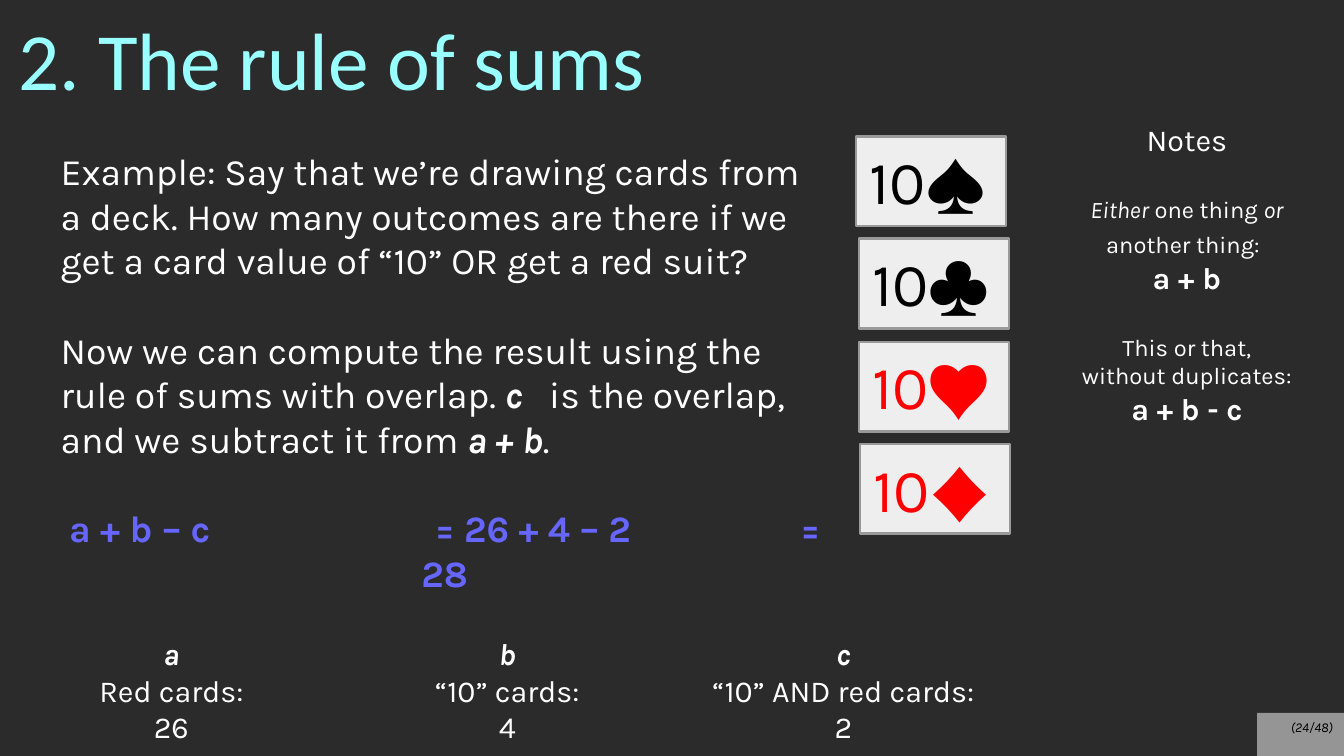
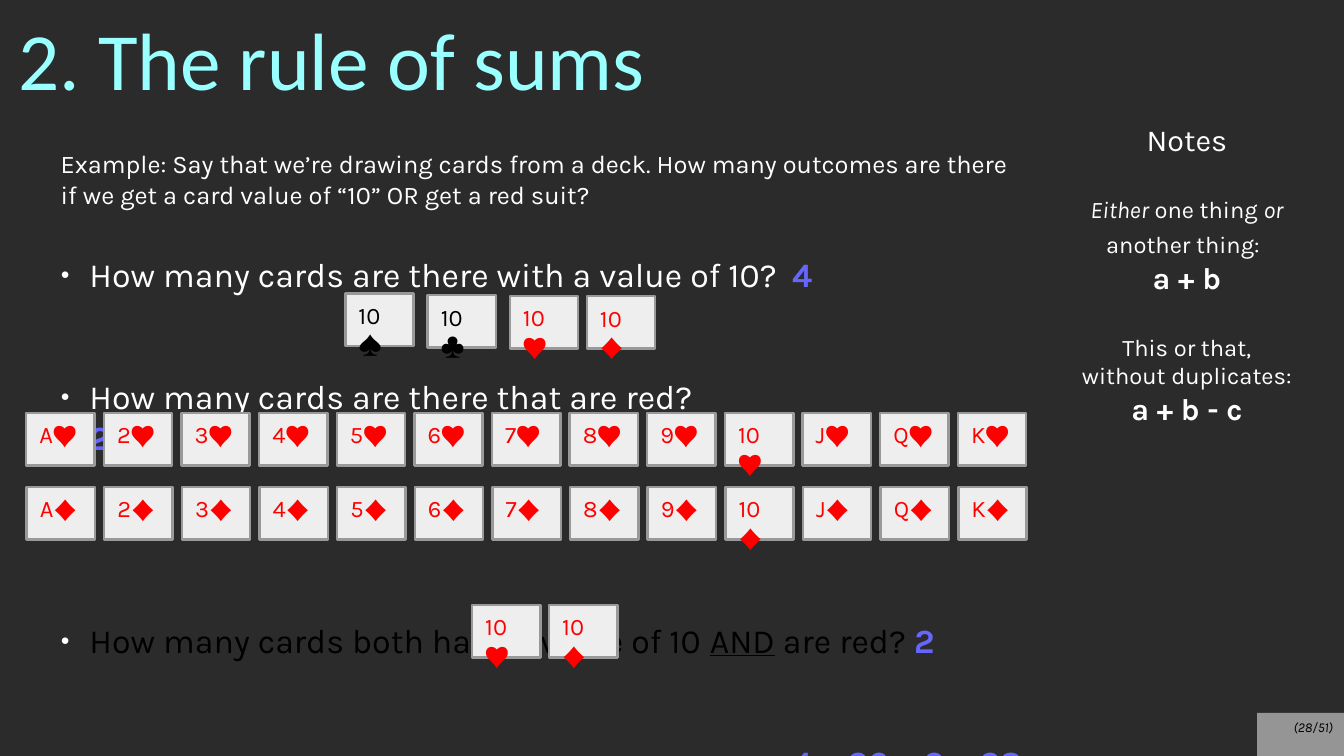
Before and after one commit to nguyenchithien/CS211-Discrete-Structures-II, a slide deck: slide 28 of Lectures/Lecture 5.2.odp (slide 24 before the commit). Drawn at 1344x756 pixels with LibreOffice and Linux fonts; fonts in the diff are those of the drawing; background and template pictures are left out; a plain dark background stands for a picture behind light text. Boxes give left, top, right and bottom in pixels: in the first picture for what was removed or moved away, otherwise in the second. Text is boxed around its words. In the diff, an @@ line names an element or a change of style, - is before the commit and + after.

Commit message:
Improved lecture slides for 5.2

```diff
--- a/Lectures/Lecture 5.2.odp
+++ b/Lectures/Lecture 5.2.odp
@@ text at bbox=[61, 155, 1007, 210]: size 22 to 15 pt in "Example: Say that we’re drawing cards from ..." @@
@@ text at bbox=[89, 263, 935, 662]: text changed; size 22 to 20 pt @@
-Now we can compute the result using the rule of sums with overlap. c is the overlap, and we subtract it from a + b.
-a + b – c = 26 + 4 – 2 = 28
+● How many cards are there with a value of 10? 4
+● How many cards are there that are red? 26
+● How many cards both have a value of 10 AND are red? 2
+Using the rule of sums with overlap, what’s the answer? 4 + 26 – 2 = 28
@@ rectangle "10♠": place and size @@
-rectangle "10♠" at bbox=[856, 137, 1006, 227]
+rectangle "10♠" at bbox=[345, 294, 413, 346]
@@ size 36 to 14 pt in 4 elements at bbox=[726, 487, 794, 539], bbox=[726, 413, 794, 466], bbox=[345, 294, 413, 346], bbox=[428, 295, 496, 348] @@
@@ rectangle "10♣": place and size @@
-rectangle "10♣" at bbox=[860, 239, 1010, 329]
+rectangle "10♣" at bbox=[428, 295, 496, 348]
@@ rectangle added at bbox=[510, 296, 578, 349], fill #EEEEEE, outline #999999 1.45 pt, 14 pt, text #FF0000 @@
+10♥
@@ rectangle added at bbox=[587, 296, 655, 349], fill #EEEEEE, outline #999999 1.45 pt, 14 pt, text #FF0000 @@
+10♦
@@ rectangle "10♥": place and size @@
-rectangle "10♥" at bbox=[860, 341, 1010, 432]
+rectangle "10♥" at bbox=[726, 413, 794, 466]
@@ rectangle "10♦": place and size @@
-rectangle "10♦" at bbox=[861, 444, 1011, 534]
+rectangle "10♦" at bbox=[726, 487, 794, 539]
@@ group added at bbox=[26, 413, 1027, 539]: 24 rectangles @@
+A♥
+A♦
+2♥
+2♦
+3♥
+3♦
+4♥
+4♦
+5♥
+5♦
+6♥
+6♦
+7♥
+7♦
+8♥
+8♦
+9♥
+9♦
+J♥
+J♦
+Q♥
+Q♦
+K♥
+K♦
@@ rectangle added at bbox=[472, 605, 540, 657], fill #EEEEEE, outline #999999 1.45 pt, 14 pt, text #FF0000 @@
+10♥
@@ rectangle added at bbox=[549, 605, 617, 657], fill #EEEEEE, outline #999999 1.45 pt, 14 pt, text #FF0000 @@
+10♦
@@ text removed at bbox=[99, 650, 244, 739] @@
-a
-Red cards:
-26
@@ text removed at bbox=[435, 644, 580, 738] @@
-b
-“10” cards:
-4
@@ text removed at bbox=[712, 650, 975, 738] @@
-c
-“10” AND red cards:
-2
@@ page number at bbox=[1294, 722, 1333, 734]: text changed @@
-(24/48)
+(28/51)
```
Also in this commit, not shown: 23 other slides changed, 11 slides added, 8 slides removed, 1 other file.
